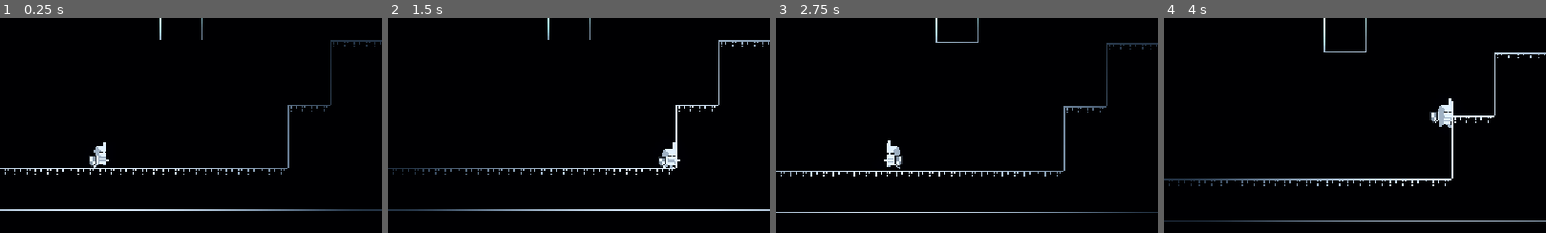
Above: before the commit, frames 1-4 (left to right).
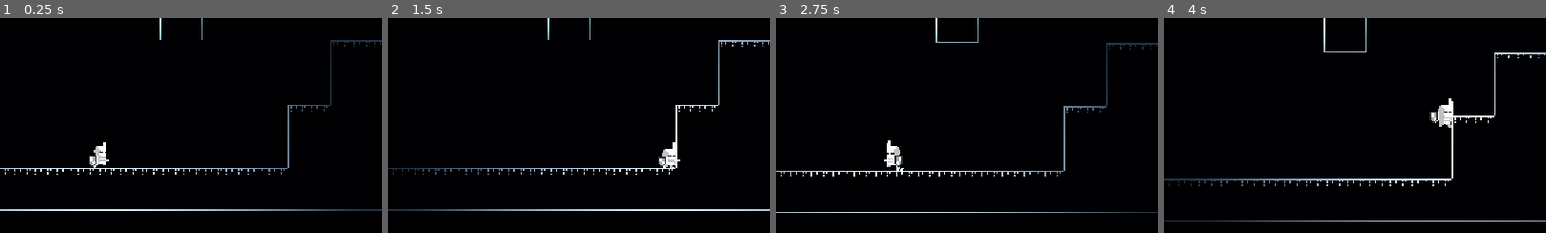
Above: after the commit, the same moments.

Repository: tinogoehlert/godot-platformer-workshop
Game: Godot game, scene res://scenes/game/world_complete.tscn
Same seed, same stepped clock (60 frames per second), same inputs: the game is played once before the commit and once after it. This scene is started directly instead of the project's main scene.
Inputs:
- Up to frame 1 (0.25 s): no input
- Up to frame 2 (1.5 s): tap Enter at 0.5 s; hold D (run_right) from 0.53 s (still down); tap Space (jump) at 0.77 s
- Up to frame 3 (2.75 s): tap Space (jump) at 1.52 s; release D (run_right) at 2.03 s; hold A (run_left) from 2.03 s (still down)
- Up to frame 4 (4 s): release A (run_left) at 2.78 s; hold D (run_right) from 2.78 s (still down); tap Space (jump) at 3.02, 3.77 s
The pictures show only the part of the screen within x 24-74%, y 45-95%; the shares and areas given below are measured in that part.

The runs differ from the first frame. In frame 1, 0.3% of the frame differs, in the area x 23-29%, y 57-70%; in frame 2, 0.3%; in frame 3, 0.3%; in frame 4, 0.4%, in the area x 70-76%, y 37-52%.

Commit message:
add walkdust

Diff:
--- a/scenes/game/world_complete.tscn
+++ b/scenes/game/world_complete.tscn
@@ -62,6 +62,7 @@
 color = Color(0.1254217, 0.17047882, 0.2188451, 1)
 
 [node name="CanvasLayer" type="CanvasLayer" parent="." unique_id=1005609485]
+visible = false
 
 [node name="DeathScreen" type="ColorRect" parent="CanvasLayer" unique_id=501750371]
 anchors_preset = 15
--- a/scenes/prefabs/player.tscn
+++ b/scenes/prefabs/player.tscn
@@ -4,8 +4,8 @@
 [ext_resource type="Script" uid="uid://cqe8bjluuvqhv" path="res://scripts/game/player.gd" id="1_tou0u"]
 [ext_resource type="Texture2D" uid="uid://d3cthf382o7su" path="res://artwork/vfx/light_masks/shape_a.png" id="3_n0leu"]
 
-[sub_resource type="RectangleShape2D" id="RectangleShape2D_v6u34"]
-size = Vector2(9, 16)
+[sub_resource type="CanvasItemMaterial" id="CanvasItemMaterial_n0leu"]
+light_mode = 1
 
 [sub_resource type="AtlasTexture" id="AtlasTexture_xtlg4"]
 atlas = ExtResource("1_06qtw")
@@ -156,18 +156,37 @@
 "speed": 12.0
 }]
 
+[sub_resource type="RectangleShape2D" id="RectangleShape2D_v6u34"]
+size = Vector2(9, 16)
+
 [node name="Player" type="CharacterBody2D" unique_id=1477048039]
 script = ExtResource("1_tou0u")
+
+[node name="WalkDustParticles" type="CPUParticles2D" parent="." unique_id=597696774]
+position = Vector2(1, 0)
+emitting = false
+amount = 6
+lifetime = 0.03
+one_shot = true
+speed_scale = 0.5
+explosiveness = 0.2
+emission_shape = 1
+emission_sphere_radius = 1.6
+direction = Vector2(-1, -1)
+gravity = Vector2(0, -980)
+scale_amount_min = 1.5
+scale_amount_max = 2.0
+
+[node name="Sprite" type="AnimatedSprite2D" parent="." unique_id=1270158330]
+material = SubResource("CanvasItemMaterial_n0leu")
+position = Vector2(1, -16)
+sprite_frames = SubResource("SpriteFrames_v6u34")
+animation = &"idle"
 
 [node name="CollisionShape2D" type="CollisionShape2D" parent="." unique_id=1973734985]
 position = Vector2(1.5, -8)
 shape = SubResource("RectangleShape2D_v6u34")
 
-[node name="Sprite" type="AnimatedSprite2D" parent="." unique_id=1270158330]
-position = Vector2(1, -16)
-sprite_frames = SubResource("SpriteFrames_v6u34")
-animation = &"idle"
-
 [node name="PointLight2D" type="PointLight2D" parent="." unique_id=1370330198]
 texture_filter = 1
 color = Color(0.76465815, 0.82961404, 0.9095507, 1)
--- a/scripts/game/player.gd
+++ b/scripts/game/player.gd
@@ -37,6 +37,7 @@
 @export var fall_gravity_multiplier: float = 1.6
 
 @onready var sprite: AnimatedSprite2D = $Sprite
+@onready var walk_dust:CPUParticles2D = $WalkDustParticles
 @onready var camera: Camera2D = get_viewport().get_camera_2d()
 
 
@@ -139,6 +140,7 @@
 		else:
 			sprite.play("run")
 			sprite.flip_h = velocity.x < 0
+			walk_dust.emitting = true
 	else:
 		if velocity.y > 0:
 			sprite.play("jump")
